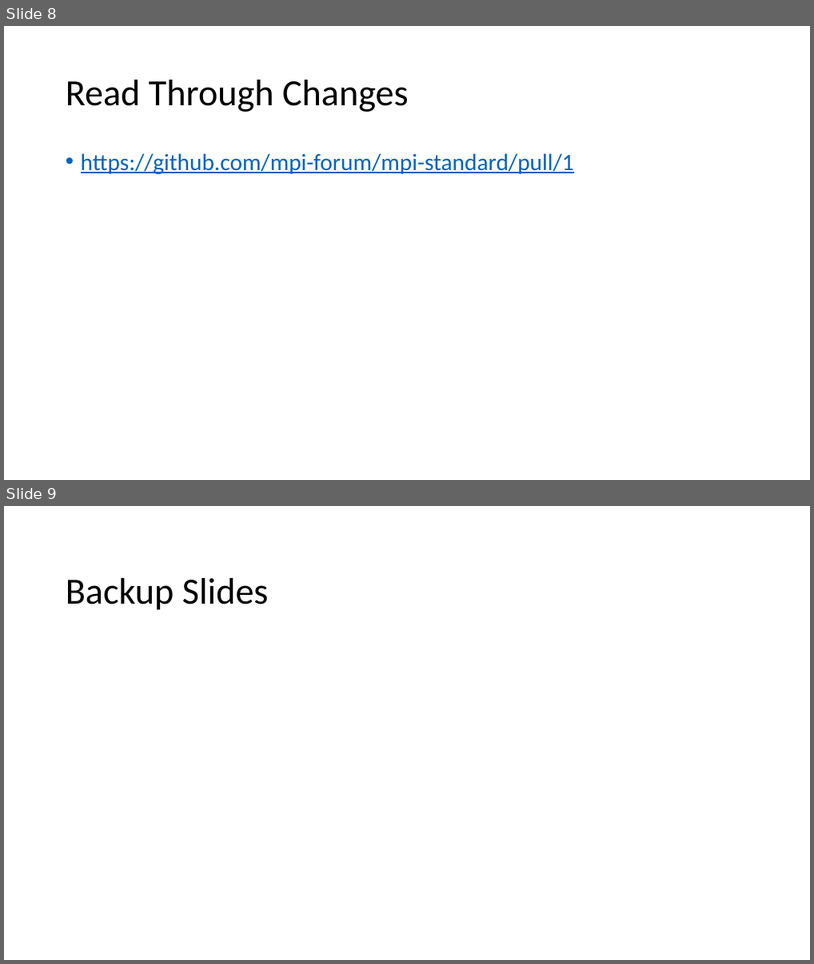
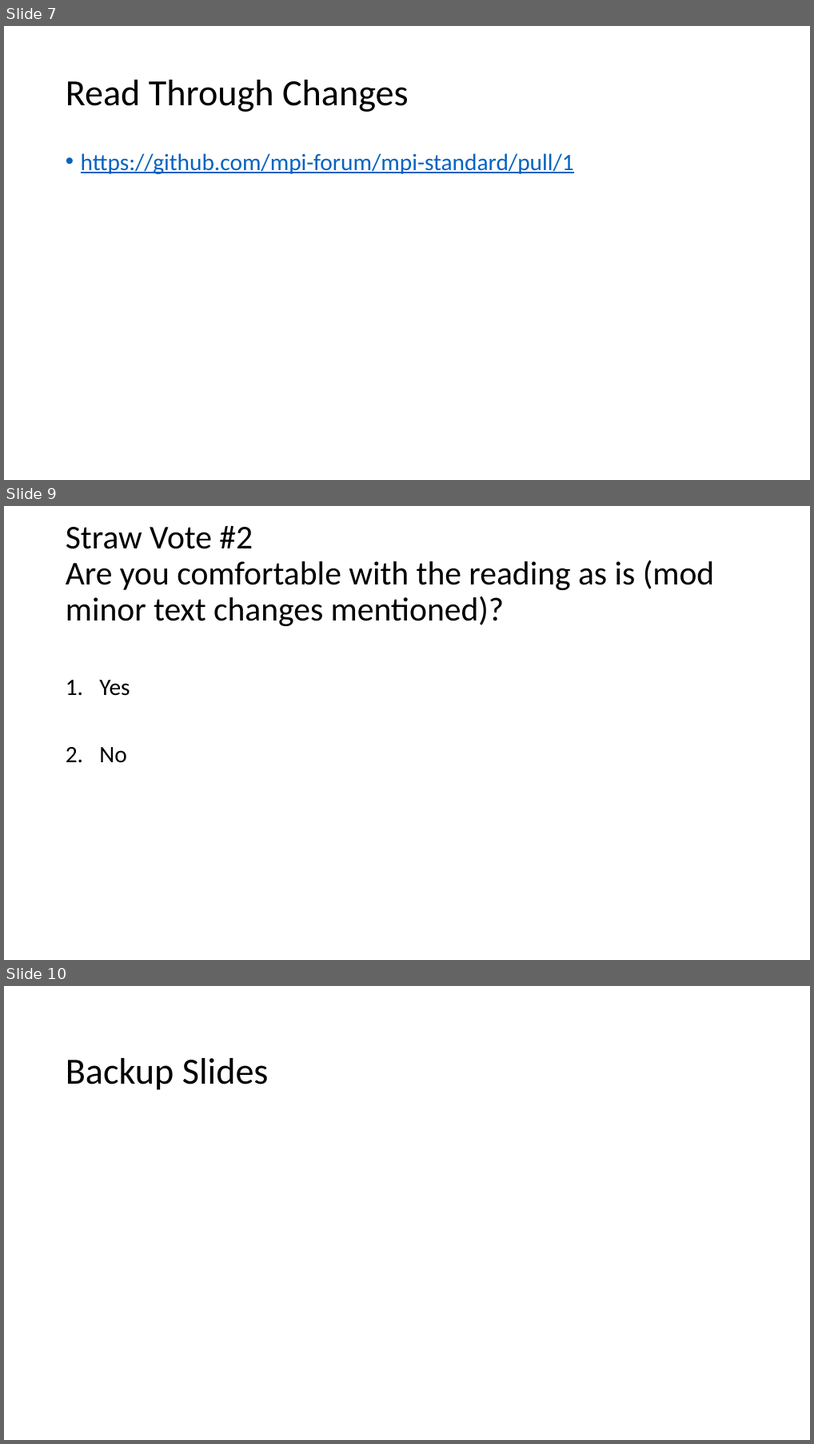
Before and after one commit to mpiwg-ft/ft-issues, a slide deck: slides/2016-06-08-issues-1-3-reading.pptx. Shown one above the other, each under a label of ours: slides 8 and 9 before the commit, slides 7, 9 and 10 after it; the slides between them are not shown. The pictures are 814x964 and 814x1444 pixels, drawn with LibreOffice and Linux fonts; fonts in the diff are those of the drawing. Boxes give left, top, right and bottom in pixels: in the first picture for what was removed or moved away, otherwise in the second. Text is boxed around its words. In the diff, an @@ line names an element or a change of style, - is before the commit and + after.

```diff
--- a/slides/2016-06-08-issues-1-3-reading.pptx
+++ b/slides/2016-06-08-issues-1-3-reading.pptx
@@ slide 9 added at (4, 506, 810, 960), background #FFFFFF @@
@@ title added at (66, 526, 715, 626), 39.6 pt, text #000000 @@
+Straw Vote #2
+Are you comfortable with the reading as is (mod minor text changes mentioned)?
@@ text added at (99, 680, 130, 763), 28 pt, text #000000 @@
+1. Yes
+2. No
@@ what was slide 8 is now slide 7 @@
@@ what was slide 9 is now slide 10 @@
```
Also in this commit, not shown: 1 slide changed, 1 other slide added, 1 other file.
